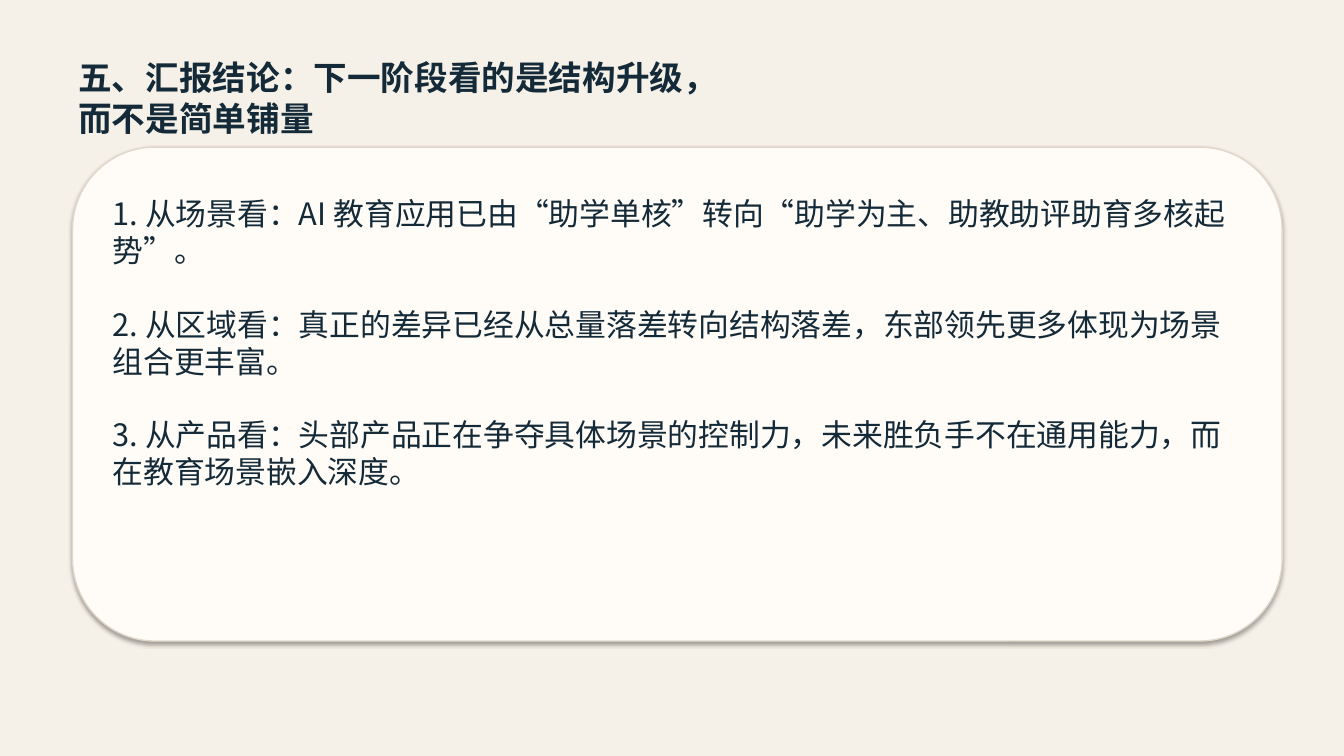
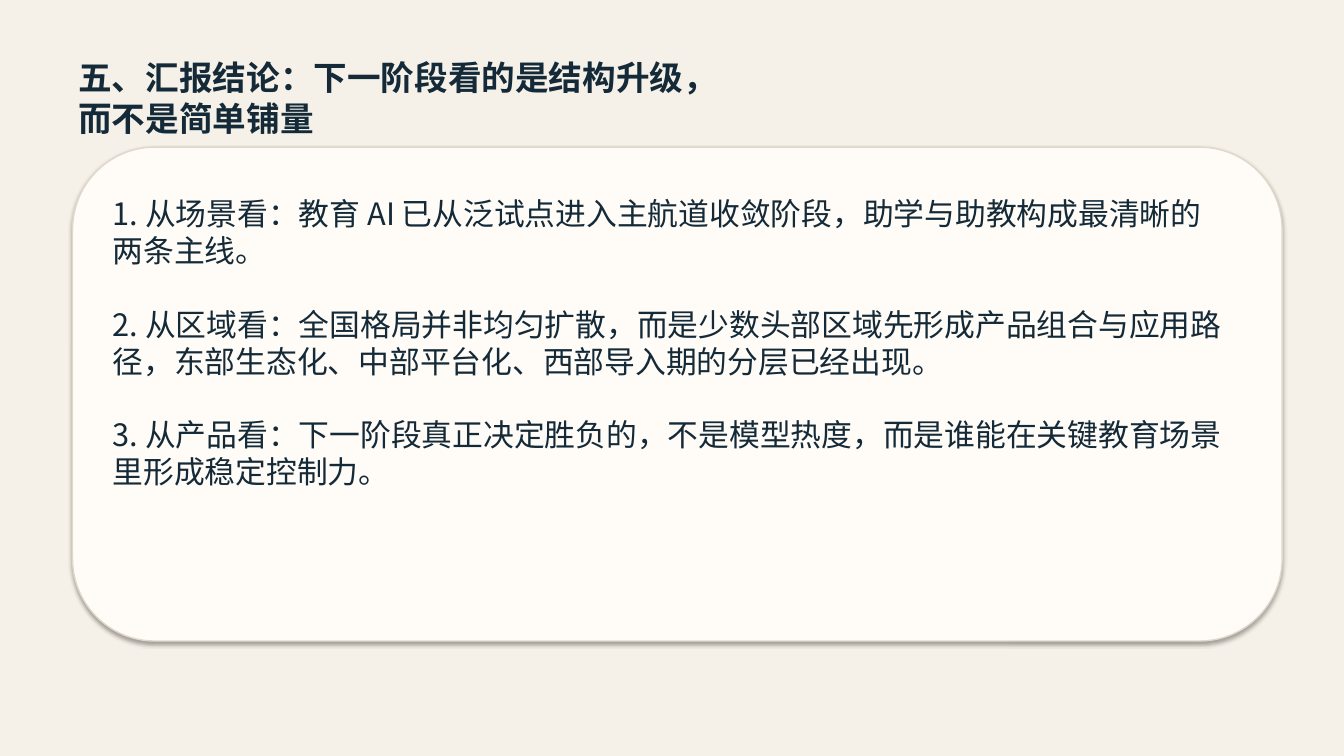
Before and after one commit to nijisakai/ai-edu-research, a slide deck: slide 6 of Section_2.2_应用现状综述_汇报版.pptx. Drawn at 1344x756 pixels with LibreOffice and Linux fonts; fonts in the diff are those of the drawing. Boxes give left, top, right and bottom in pixels: in the first picture for what was removed or moved away, otherwise in the second. Text is boxed around its words. In the diff, an @@ line names an element or a change of style, - is before the commit and + after.

```diff
--- a/Section_2.2_应用现状综述_汇报版.pptx
+++ b/Section_2.2_应用现状综述_汇报版.pptx
@@ text at [113, 199, 1221, 486]: text changed @@
-1. 从场景看：AI 教育应用已由“助学单核”转向“助学为主、助教助评助育多核起势”。
-2. 从区域看：真正的差异已经从总量落差转向结构落差，东部领先更多体现为场景组合更丰富。
-3. 从产品看：头部产品正在争夺具体场景的控制力，未来胜负手不在通用能力，而在教育场景嵌入深度。
+1. 从场景看：教育 AI 已从泛试点进入主航道收敛阶段，助学与助教构成最清晰的两条主线。
+2. 从区域看：全国格局并非均匀扩散，而是少数头部区域先形成产品组合与应用路径，东部生态化、中部平台化、西部导入期的分层已经出现。
+3. 从产品看：下一阶段真正决定胜负的，不是模型热度，而是谁能在关键教育场景里形成稳定控制力。
```
Also in this commit, not shown: 4 other slides changed, 1 slide added, 1 slide removed, 3 other files.
